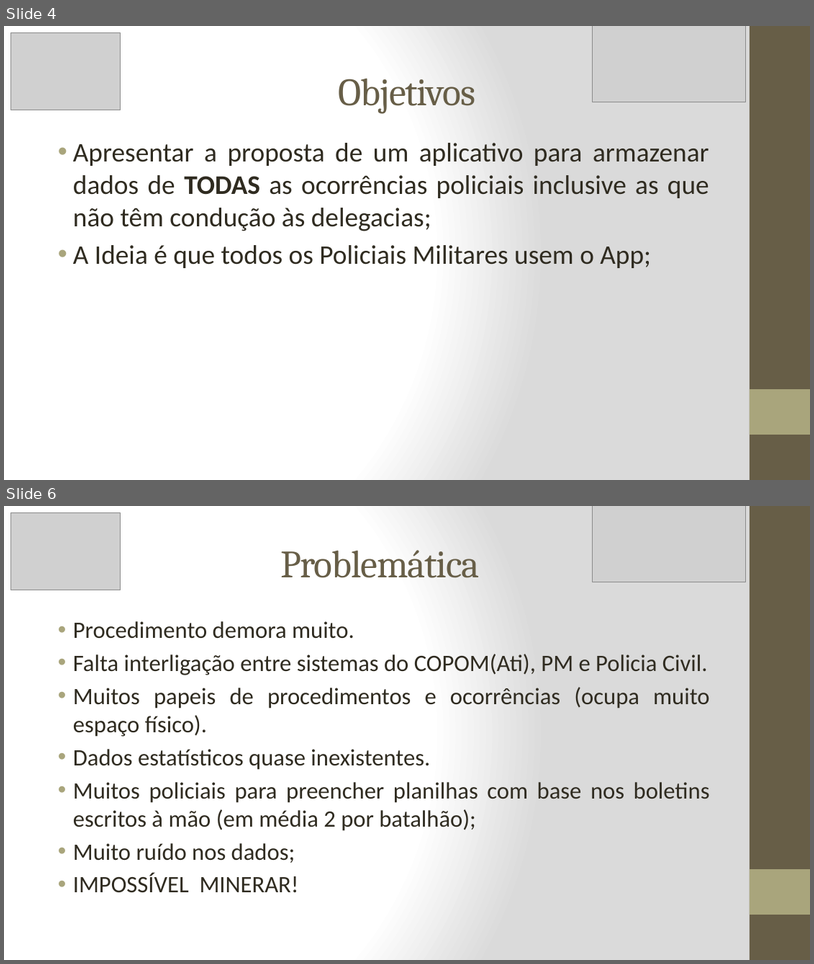
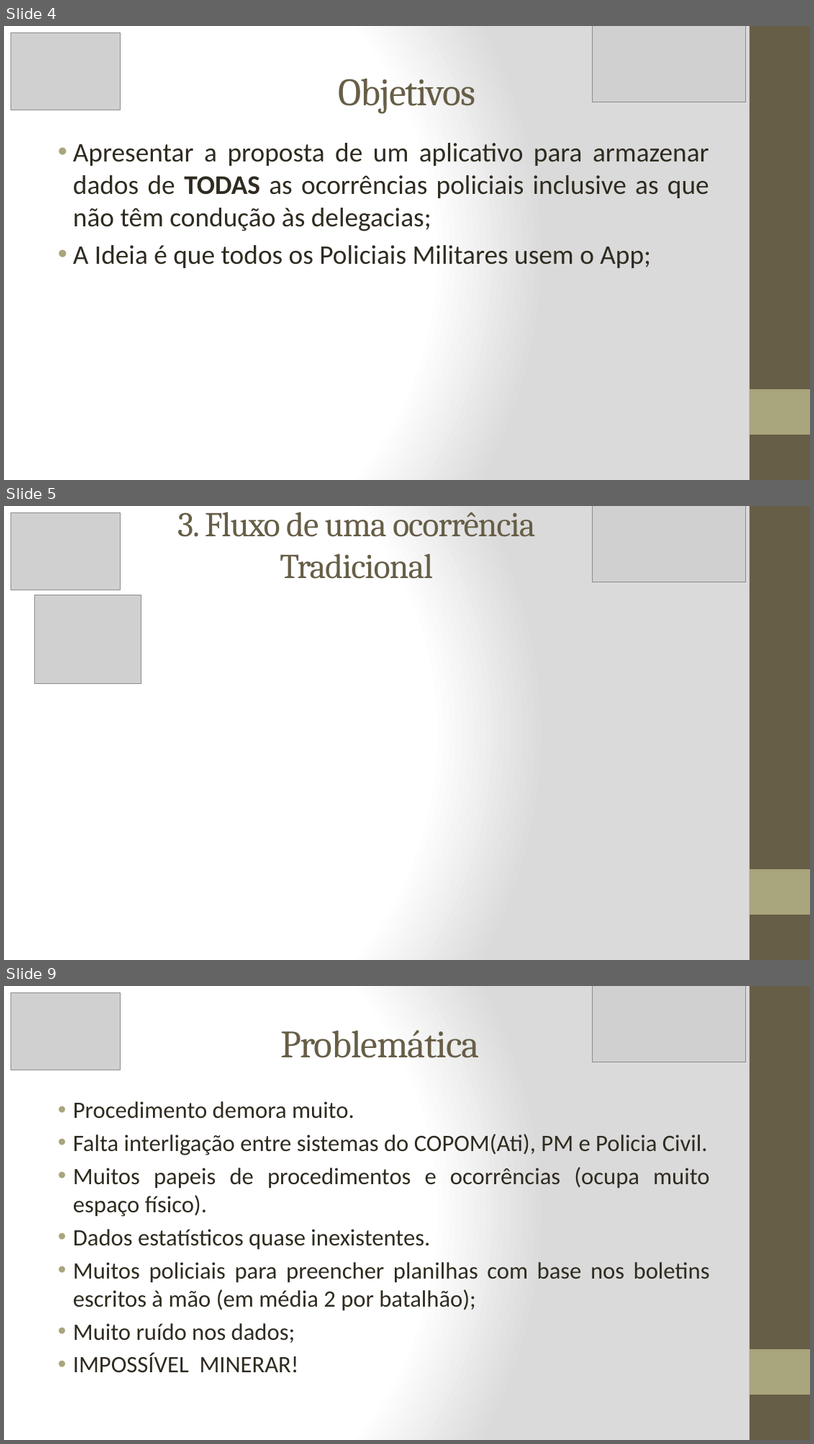
Before and after one commit to marlonscastro/estagiotcc, a slide deck: Apresentação_PPT.pptx. Shown one above the other, each under a label of ours: slides 4 and 6 before the commit, slides 4, 5 and 9 after it; the slides between them are not shown. The pictures are 814x964 and 814x1444 pixels, drawn with LibreOffice and Linux fonts; fonts in the diff are those of the drawing; grey boxes stand for pictures. Boxes give left, top, right and bottom in pixels: in the first picture for what was removed or moved away, otherwise in the second. Text is boxed around its words. In the diff, an @@ line names an element or a change of style, - is before the commit and + after.

```diff
--- a/Apresentação_PPT.pptx
+++ b/Apresentação_PPT.pptx
@@ slide 5 added at <box>4,506,810,960</box>, background gradient #FFFFFF to #DADADA; not listed: 2 template elements that a slide beside it also shows @@
@@ picture added at <box>10,512,120,590</box> @@
@@ title added at <box>178,512,535,579</box>, 41.4 pt, text #675E47 @@
+3. Fluxo de uma ocorrência
+Tradicional
@@ picture added at <box>593,506,746,582</box> @@
@@ picture added at <box>34,595,141,683</box> @@
@@ what was slide 6 is now slide 9 @@
```
Also in this commit, not shown: 5 slides changed, 3 other slides added, 1 slide removed.
